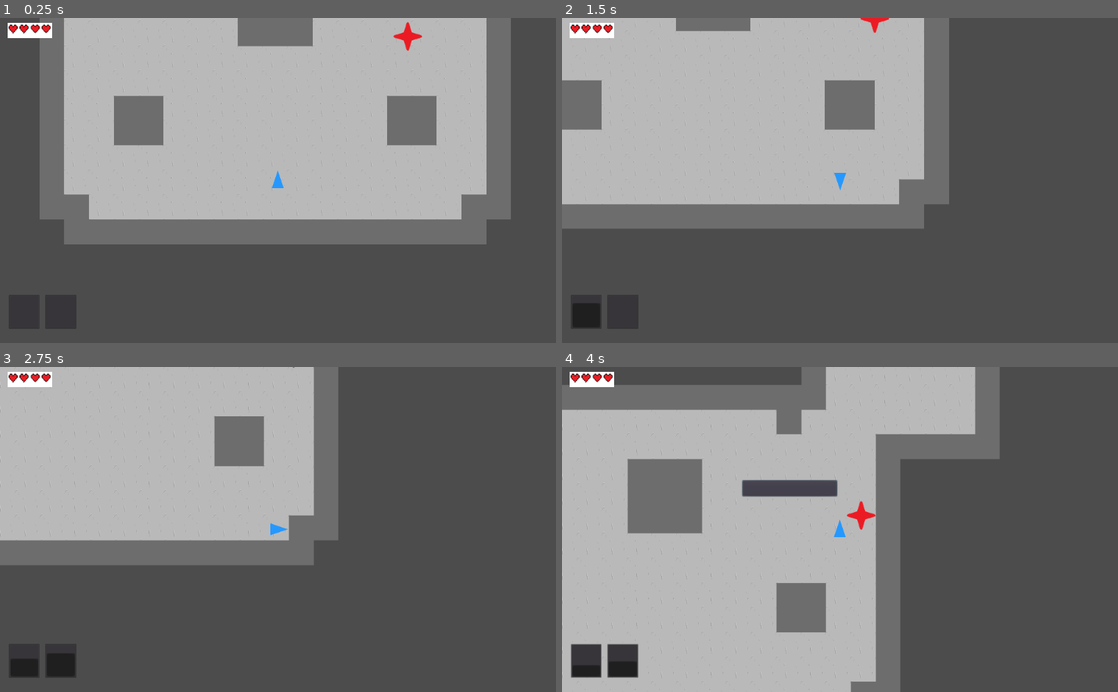
Above: before the commit, frames 1-4 (two rows, left to right).
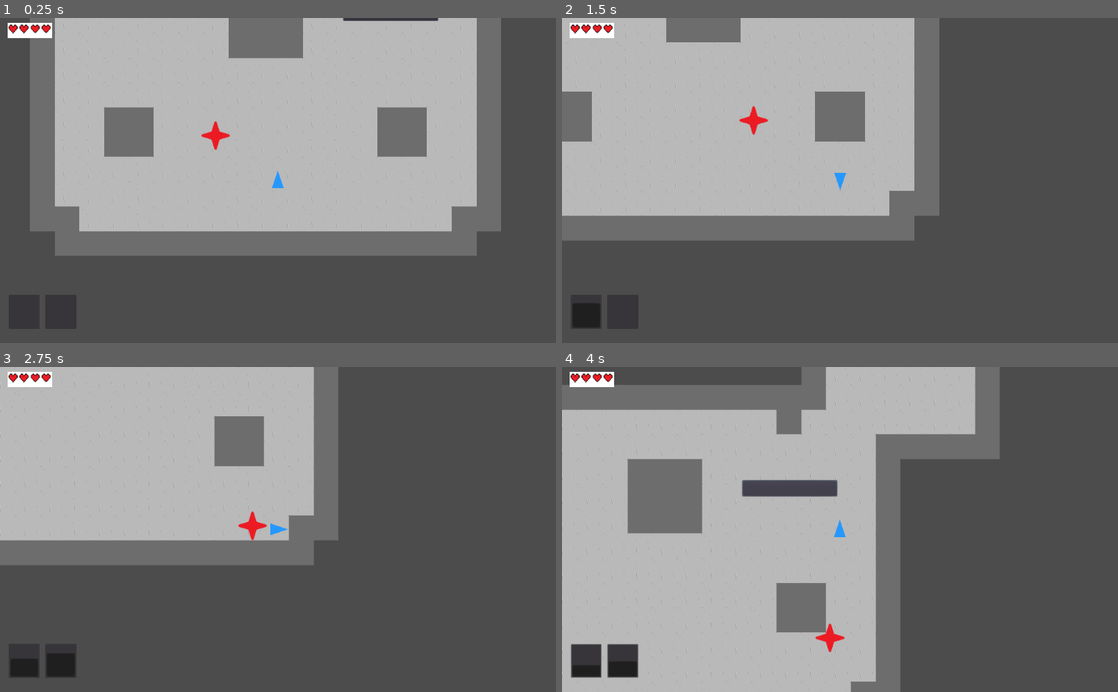
Above: after the commit, the same moments.

Repository: steagray/FA22-Senior-Design
Game: Godot game, scene res://Scenes/Enemy Test Scene.tscn
Two runs of this game, one before a commit and one after it. Both use one fixed random seed, a clock stepped at 60 frames per second and the inputs below.
Inputs (mouse positions are in pixels of both pictures, inside the frame that each line leads up to):
- Up to frame 1 (0.25 s): no input
- Up to frame 2 (1.5 s): hold Right (ui_right) 0.53-1.28 s; hold Z (spell_one) 0.53-1.28 s; hold Down (ui_down) from 1.28 s (still down); tap X (spell_two) at 1.35 s
- Up to frame 3 (2.75 s): release Down (ui_down) at 2.03 s; hold Right (ui_right) from 2.03 s (still down); hold Z (spell_one) from 2.03 s (still down)
- Up to frame 4 (4 s): tap Enter at 2.75 s; release Right (ui_right) at 2.78 s; release Z (spell_one) at 2.78 s; hold Up (ui_up) 2.78-3.5 s; tap X (spell_two) at 2.85 s; click (789, 484) at 3.5 s

The runs differ from the first frame. In frame 1, 13% of the frame differs, in the area x 5-92%, y 0-74%; in frame 2, 9.1%; in frame 3, 0.2%; in frame 4, 0.3%.

Commit message:
Enemy movement functioning

Diff:
--- a/Scenes/Enemy Test Scene.tscn
+++ b/Scenes/Enemy Test Scene.tscn
@@ -1,9 +1,8 @@
-[gd_scene load_steps=5 format=2]
+[gd_scene load_steps=4 format=2]
 
 [ext_resource path="res://Scenes/Player.tscn" type="PackedScene" id=1]
 [ext_resource path="res://dungeon_floor_and_wall.tres" type="TileSet" id=2]
-[ext_resource path="res://Scripts/tanky_melee_enemy.gd" type="Script" id=4]
-[ext_resource path="res://Assets/melee_tank.png" type="Texture" id=5]
+[ext_resource path="res://Scenes/MeleeTank1.tscn" type="PackedScene" id=3]
 
 [node name="Node2D" type="Node2D"]
 
@@ -12,37 +11,14 @@
 format = 1
 tile_data = PoolIntArray( 0, 1, 0, 1, 1, 0, 2, 1, 0, 3, 1, 0, 4, 1, 0, 5, 1, 0, 6, 1, 0, 7, 1, 0, 19, 1, 0, 20, 1, 0, 2 …(4540 unchanged characters)…
 
-[node name="Melee Tank 1" type="KinematicBody2D" parent="."]
-position = Vector2( 859, 943 )
-scale = Vector2( 0.989901, 1 )
-script = ExtResource( 4 )
-
-[node name="Sprite" type="Sprite" parent="Melee Tank 1"]
-position = Vector2( 335.387, -392.193 )
-scale = Vector2( 1.23118, 1.2248 )
-texture = ExtResource( 5 )
-region_rect = Rect2( 1, 64, 61.73, 62.1257 )
-
-[node name="M_T_1_Hitbox2" type="CollisionPolygon2D" parent="Melee Tank 1"]
-polygon = PoolVector2Array( 298.01, -392, 309.122, -398, 324.275, -403, 329.326, -418, 335.387, -430, 341.448, -418, 345.489, -403, 361.652, -398, 372.765, -392, 361.652, -386, 346.499, -382, 342.458, -369, 335.387, -355, 328.316, -369, 324.275, -382, 310.132, -387 )
-
-[node name="Area2D" type="Area2D" parent="Melee Tank 1"]
-
-[node name="M_T_1_Hitbox" type="CollisionPolygon2D" parent="Melee Tank 1/Area2D"]
-polygon = PoolVector2Array( 298.01, -392, 309.122, -398, 324.275, -403, 329.326, -418, 335.387, -430, 341.448, -418, 345.489, -403, 361.652, -398, 372.765, -392, 361.652, -386, 346.499, -382, 342.458, -369, 335.387, -355, 328.316, -369, 324.275, -382, 310.132, -387 )
-
-[node name="BehaviorTimer" type="Timer" parent="Melee Tank 1"]
-wait_time = 5.0
-autostart = true
-
 [node name="Button" type="Button" parent="."]
 margin_left = 1065.0
 margin_top = 439.0
 margin_right = 1308.0
 margin_bottom = 480.0
 
+[node name="MeleeTank1" parent="." instance=ExtResource( 3 )]
+position = Vector2( 735, 778 )
+
 [node name="KinematicPlayer2D" parent="." instance=ExtResource( 1 )]
-position = Vector2( 871, 923 )
-
-[connection signal="timeout" from="Melee Tank 1/BehaviorTimer" to="Melee Tank 1" method="_on_BehaviorTimer_timeout"]
-[connection signal="pressed" from="Button" to="Melee Tank 1" method="_on_Button_pressed"]
+position = Vector2( 896, 893 )
--- /dev/null
+++ b/Scenes/MeleeTank1.tscn
@@ -0,0 +1,34 @@
+[gd_scene load_steps=3 format=2]
+
+[ext_resource path="res://Assets/melee_tank.png" type="Texture" id=1]
+[ext_resource path="res://Scripts/tanky_melee_enemy.gd" type="Script" id=2]
+
+[node name="MeleeTank1" type="KinematicBody2D"]
+script = ExtResource( 2 )
+
+[node name="Sprite" type="Sprite" parent="."]
+position = Vector2( 0.201538, -0.693024 )
+scale = Vector2( 1.23118, 1.2248 )
+texture = ExtResource( 1 )
+region_rect = Rect2( 1, 64, 61.73, 62.1257 )
+
+[node name="M_T_1_Hitbox2" type="CollisionPolygon2D" parent="."]
+position = Vector2( -335.186, 391.5 )
+polygon = PoolVector2Array( 298.01, -392, 309.122, -398, 324.275, -403, 329.326, -418, 335.387, -430, 341.448, -418, 345.489, -403, 361.652, -398, 372.765, -392, 361.652, -386, 346.499, -382, 342.458, -369, 335.387, -355, 328.316, -369, 324.275, -382, 310.132, -387 )
+
+[node name="Area2D" type="Area2D" parent="."]
+position = Vector2( 0, -1.5 )
+
+[node name="M_T_1_Hitbox" type="CollisionPolygon2D" parent="Area2D"]
+position = Vector2( -335.186, 393 )
+polygon = PoolVector2Array( 298.01, -392, 309.122, -398, 324.275, -403, 329.326, -418, 335.387, -430, 341.448, -418, 345.489, -403, 361.652, -398, 372.765, -392, 361.652, -386, 346.499, -382, 342.458, -369, 335.387, -355, 328.316, -369, 324.275, -382, 310.132, -387 )
+
+[node name="BehaviorTimer" type="Timer" parent="."]
+wait_time = 5.0
+autostart = true
+
+[node name="MovementTimer" type="Timer" parent="."]
+autostart = true
+
+[connection signal="timeout" from="BehaviorTimer" to="." method="_on_BehaviorTimer_timeout"]
+[connection signal="timeout" from="MovementTimer" to="." method="_on_MovementTimer_timeout"]
--- a/Scenes/Player.tscn
+++ b/Scenes/Player.tscn
@@ -6,7 +6,7 @@
 [sub_resource type="RectangleShape2D" id=1]
 extents = Vector2( 26, 28 )
 
-[node name="KinematicBody2D" type="KinematicBody2D"]
+[node name="KinematicPlayer2D" type="KinematicBody2D"]
 script = ExtResource( 2 )
 
 [node name="PlayerCam" type="Camera2D" parent="."]
--- a/Scripts/tanky_melee_enemy.gd
+++ b/Scripts/tanky_melee_enemy.gd
@@ -2,21 +2,24 @@
 
 var enemy_health = 2
 var attack_cooldown = 2
+var speed = 500
+var velocity
 var isAggro
-var i = 0
+var player
 
 func _ready():
 	_on_BehaviorTimer_timeout()
+	player = get_tree().root.get_node("Node2D/KinematicPlayer2D")
+	velocity = Vector2.ZERO
 
 # Called when the node is about to leave SceneTree upon freeing or scene changing
 func _exit_tree():
 	pass
 
 func _process(delta):
-	move_and_collide(Vector2.RIGHT)
-
-func _input(event):
-	move_and_collide(Vector2.UP)
+	move_and_slide(velocity)
+	if get_slide_count() != 0:
+		move_and_slide(Vector2(velocity.y, velocity.x))
 
 # Function call for taking damage. Removes sprite from scene when killed
 func takedmg():
@@ -33,4 +36,36 @@
 func _on_BehaviorTimer_timeout():
 	randomize()
 	isAggro = randi() % 2
-	print(isAggro)
+	if isAggro:
+		$MovementTimer.wait_time = 0.25
+	else:
+		$MovementTimer.wait_time = 1
+
+
+func _on_MovementTimer_timeout():
+	var distx = player.position.x - self.position.x # if neg, left of. if pos, right of
+	var disty = player.position.y - self.position.y # if neg, above. if pos, below
+
+	if isAggro:
+		if abs(distx) > abs(disty) || abs(disty) < 64:
+			velocity = Vector2(speed * (distx / abs(distx)), 0)
+		elif abs(disty) > abs(distx) || abs(distx) < 64:
+			velocity = Vector2(0, speed * disty / abs(disty))
+		else:
+			velocity = Vector2(0, speed * disty / abs(disty))
+		# 2d math
+		pass
+	else:
+		match (randi() % 5):
+			0:
+				velocity = Vector2.ZERO
+			1:
+				velocity = Vector2.UP * speed
+			2:
+				velocity = Vector2.DOWN * speed
+			3:
+				velocity = Vector2.LEFT * speed
+			4:
+				velocity = Vector2.RIGHT * speed
+
+		pass
